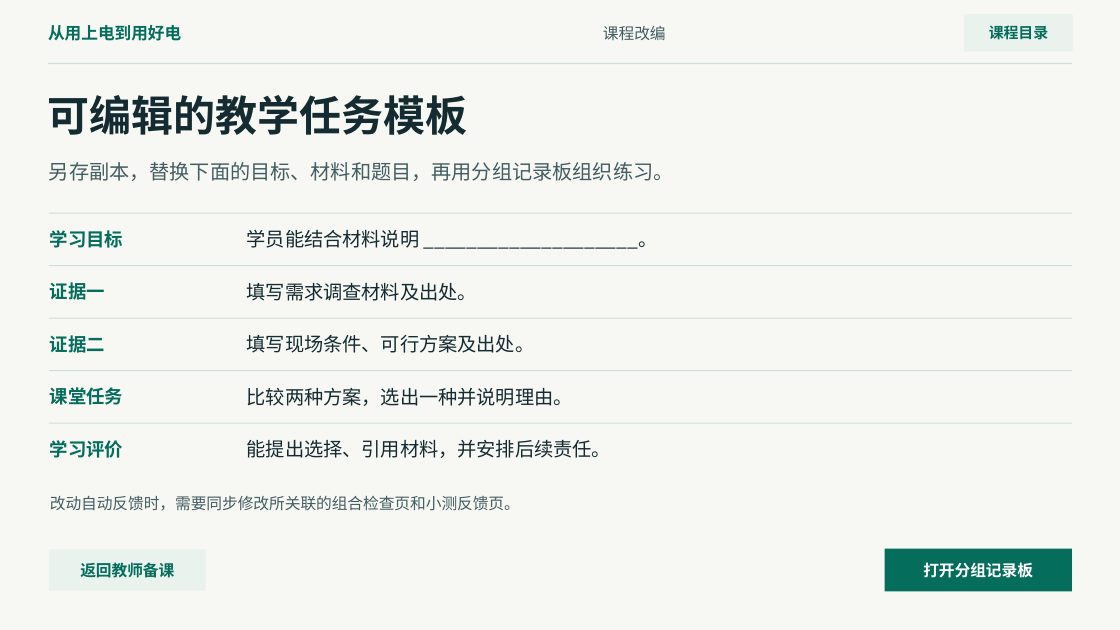
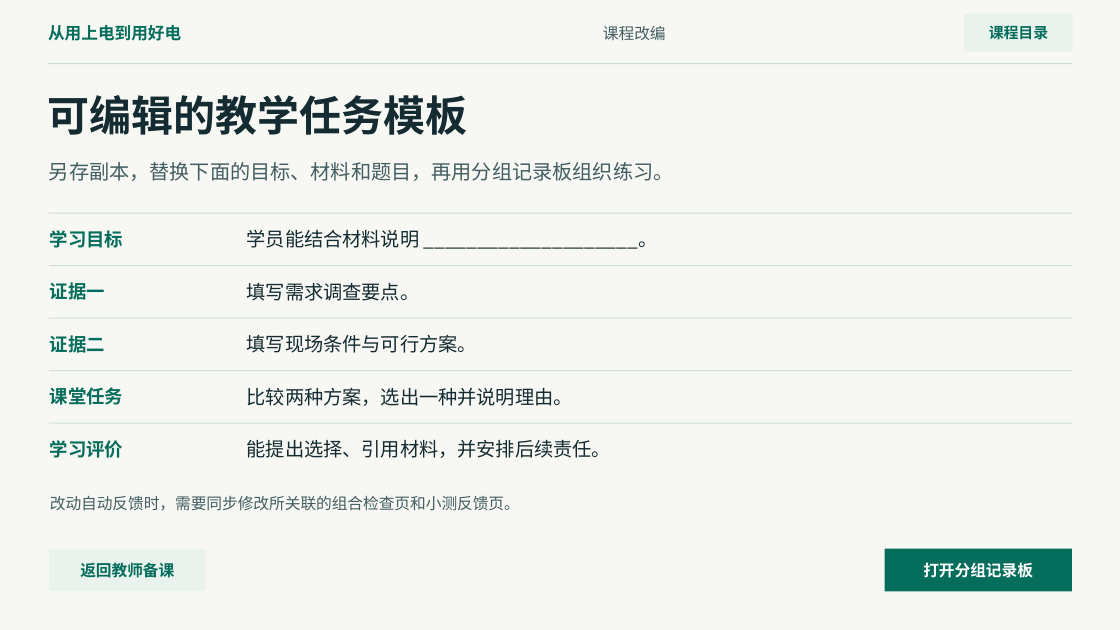
Before and after one commit to glyahh/VR-Teaching, a slide deck: slide 19 of 展示材料/演示文稿/沉浸式党课-通电案例教学工作台.pptx. Drawn at 1120x630 pixels with LibreOffice and Linux fonts; fonts in the diff are those of the drawing. Boxes give left, top, right and bottom in pixels: in the first picture for what was removed or moved away, otherwise in the second. Text is boxed around its words. In the diff, an @@ line names an element or a change of style, - is before the commit and + after.

Commit message:
更新展示材料与分镜素材

```diff
--- a/展示材料/演示文稿/沉浸式党课-通电案例教学工作台.pptx
+++ b/展示材料/演示文稿/沉浸式党课-通电案例教学工作台.pptx
@@ text at (247,283,420,301): text changed @@
-填写需求调查材料及出处。
+填写需求调查要点。
@@ text at (247,335,477,353): text changed @@
-填写现场条件、可行方案及出处。
+填写现场条件与可行方案。
```
Also in this commit, not shown: 1 other slide changed, 9 other files.
